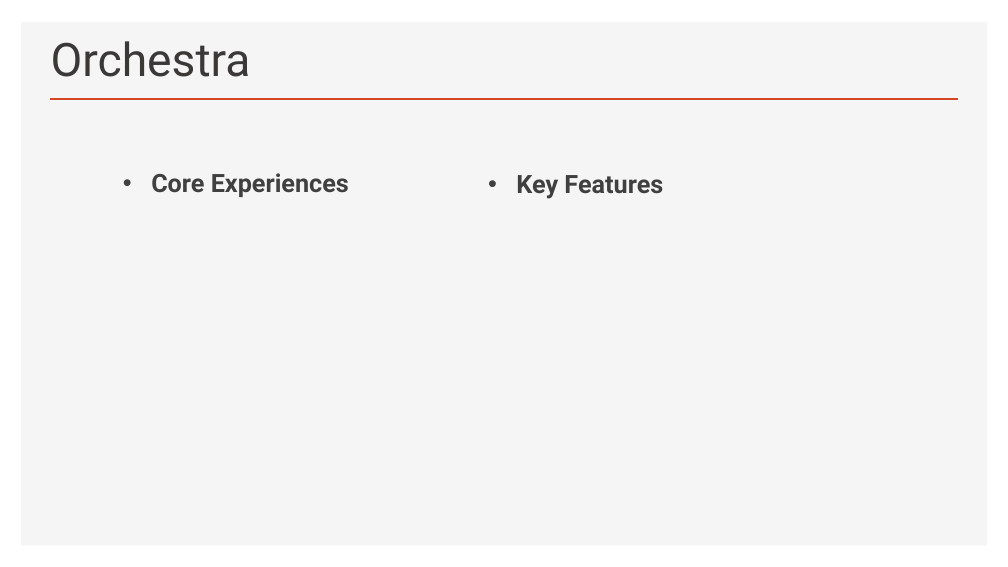
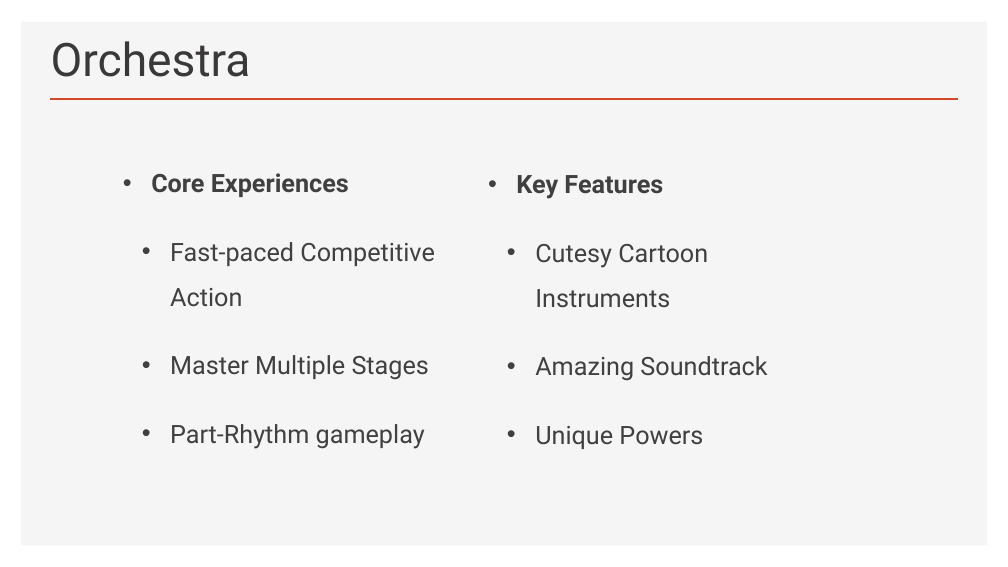
Before and after one commit to glittika-gerdmanee/1st-Year-Group-Major-Project, a slide deck: slide 6 of Documents/Fermata - Concepts for Client.pptx. Drawn at 1008x567 pixels with LibreOffice and Linux fonts; fonts in the diff are those of the drawing. Boxes give left, top, right and bottom in pixels: in the first picture for what was removed or moved away, otherwise in the second. Text is boxed around its words. In the diff, an @@ line names an element or a change of style, - is before the commit and + after.

```diff
--- a/Documents/Fermata - Concepts for Client.pptx
+++ b/Documents/Fermata - Concepts for Client.pptx
@@ text at (170, 242, 434, 449): paragraphs added @@
+  • Fast-paced Competitive Action
+  • Master Multiple Stages
+  • Part-Rhythm gameplay
@@ text at (535, 244, 767, 449): paragraphs added @@
+  • Cutesy Cartoon Instruments
+  • Amazing Soundtrack
+  • Unique Powers
```
Also in this commit, not shown: 5 other slides changed, 1 slide added, 1 slide removed, 1 other file.
